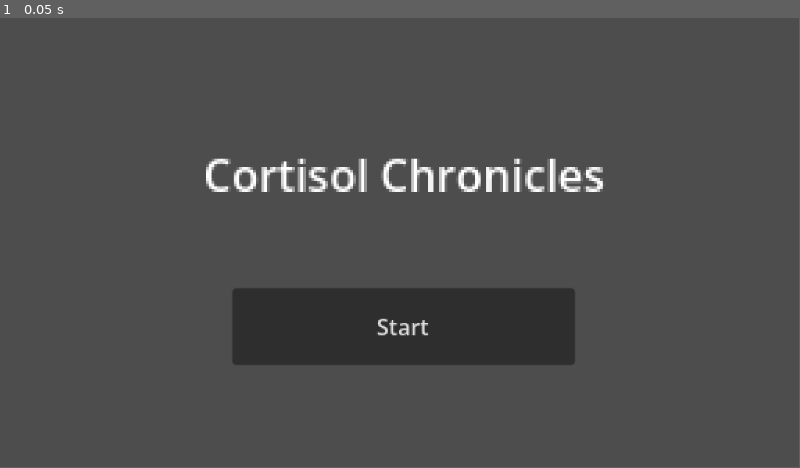
Above: before the commit, frame 1.
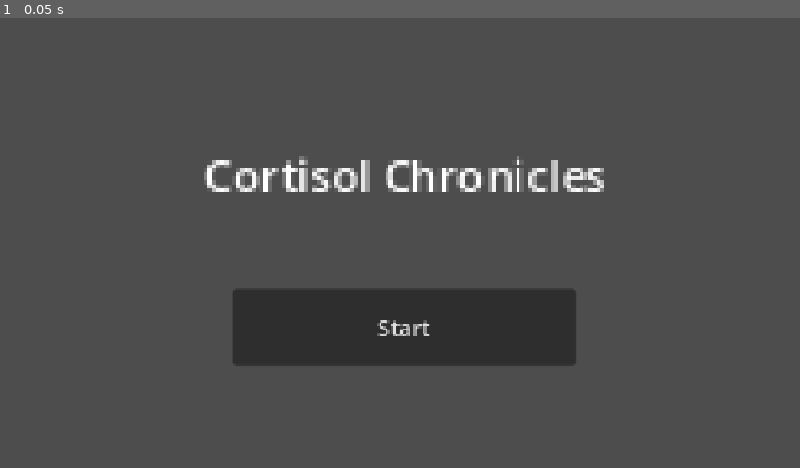
Above: after the commit, the same moment.

Repository: IceGemming/Cortisol-Chronicles
Game: Godot game, scene res://start_scene.tscn
Two runs of this game, one before a commit and one after it. Both use one fixed random seed, a clock stepped at 60 frames per second and the inputs below.
Inputs:
- Up to frame 1 (0.05 s): no input
In our replay, the window is 799x449 before the commit and 800x450 after it. These sizes can differ from the game's own. Grey fills any space a smaller window leaves; there, only what the larger window draws over its background counts as a difference.

The runs differ from the first frame. In frame 1, 1.8% of the frame differs, in the area x 25-76%, y 30-77%.

Commit message:
added sprites and game scenes

Diff:
--- /dev/null
+++ b/game_1.tscn
@@ -0,0 +1,3 @@
+[gd_scene format=3 uid="uid://bmt8s1brl6tnp"]
+
+[node name="Game1" type="Node2D" unique_id=1622305917]
--- /dev/null
+++ b/game_2.tscn
@@ -0,0 +1,3 @@
+[gd_scene format=3 uid="uid://crroepd5df7fo"]
+
+[node name="Game2" type="Node2D" unique_id=367104680]
--- /dev/null
+++ b/game_3.tscn
@@ -0,0 +1,3 @@
+[gd_scene format=3 uid="uid://d1fqyjtm8osm6"]
+
+[node name="Game3" type="Node2D" unique_id=1946020976]
--- /dev/null
+++ b/game_4.tscn
@@ -0,0 +1,3 @@
+[gd_scene format=3 uid="uid://f5jyml3ylmac"]
+
+[node name="Game4" type="Node2D" unique_id=1624815916]
--- a/project.godot
+++ b/project.godot
@@ -8,12 +8,20 @@
 
 config_version=5
 
+[animation]
+
+compatibility/default_parent_skeleton_in_mesh_instance_3d=true
+
 [application]
 
 config/name="Cortisol Chronicles"
 run/main_scene="uid://b1vcms5yvwl36"
-config/features=PackedStringArray("4.5", "Forward Plus")
+config/features=PackedStringArray("4.6", "Forward Plus")
 config/icon="res://icon.svg"
+
+[display]
+
+window/stretch/mode="canvas_items"
 
 [input]
 
Binary file added: Assets/sprites.png
Not shown, added: Assets/sprites.png.import
